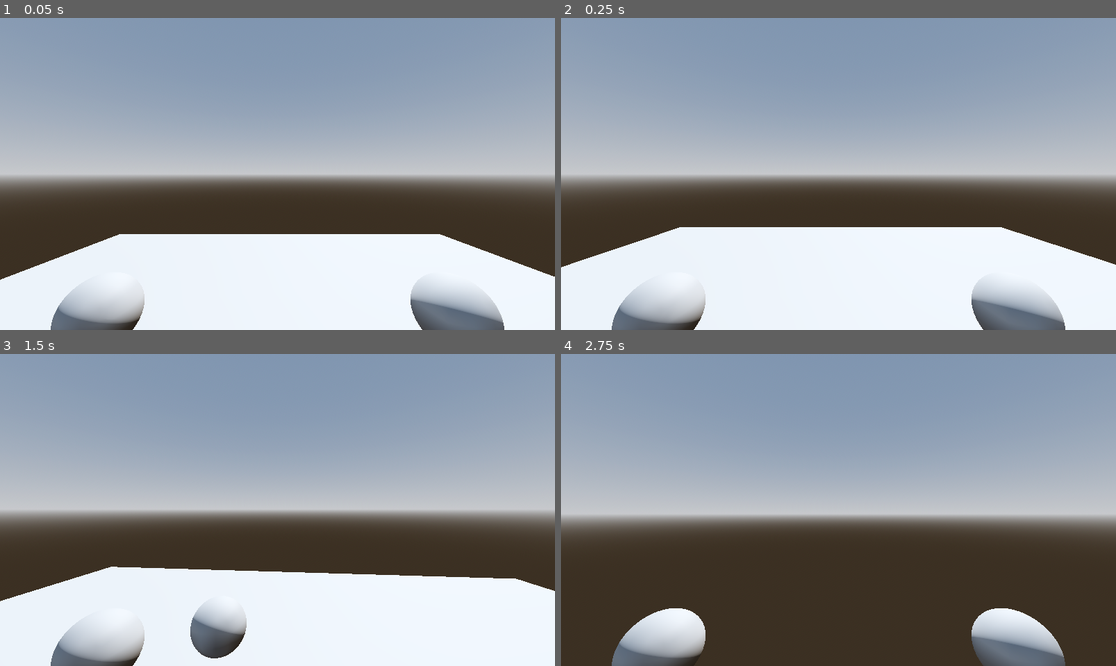
Above: before the commit, frames 1-4 (two rows, left to right).
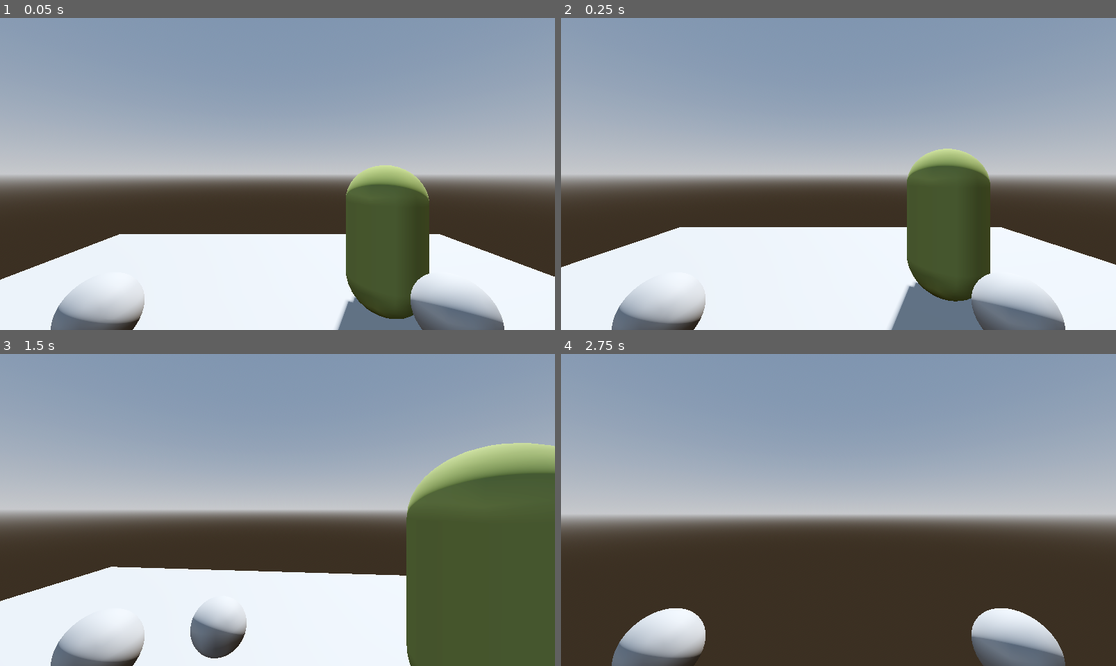
Above: after the commit, the same moments.

Repository: Cuckhands/frat-house
Game: Godot game, scene res://test_world.tscn
Two runs of this game, one before a commit and one after it. Both use one fixed random seed, a clock stepped at 60 frames per second and the inputs below. The project has no main scene, so this scene is started directly.
Inputs (mouse positions are in pixels of both pictures, inside the frame that each line leads up to):
- Up to frame 1 (0.05 s): no input
- Up to frame 2 (0.25 s): no input
- Up to frame 3 (1.5 s): move the mouse to (305, 510) at 0.52 s; hold W (mv_forward) from 0.53 s (still down); click (305, 510) at 0.6 s; move the mouse to (249, 510) at 1.27 s; right-click (249, 510) at 1.35 s
- Up to frame 4 (2.75 s): keep holding W (mv_forward); move the mouse to (849, 503) at 2.02 s; hold Shift (sprint) from 2.03 s (still down)

The runs differ from the first frame. In frame 1, 6.5% of the frame differs, in the area x 60-78%, y 47-100%; in frame 2, 7.4%; in frame 3, 17%, in the area x 73-100%, y 28-100%; in frame 4, nothing differs.

Commit message:
Added zombie color, hit effect, and working damage.

Diff:
--- /dev/null
+++ b/hurt.tres
@@ -0,0 +1,4 @@
+[gd_resource type="StandardMaterial3D" format=3 uid="uid://ddtl2xgcmxygd"]
+
+[resource]
+albedo_color = Color(0.8, 0.2, 0, 1)
--- a/player.gd
+++ b/player.gd
@@ -27,7 +27,7 @@
 	apply_central_force(neck_pivot.basis * input.normalized() * delta *
 		(MOVE_FORCE * 1.5 if Input.is_action_pressed("sprint") else MOVE_FORCE))
 
-	melee()
+	handle_melee()
 
 	if Input.is_action_just_pressed("ui_cancel"):
 		Input.set_mouse_mode(Input.MOUSE_MODE_VISIBLE)
@@ -37,7 +37,6 @@
 		drink_booze(0.02)
 	if Input.is_action_just_pressed("ui_page_down"):
 		sober_up(0.04)
-	#print(bac)
 
 	neck_pivot.rotate_y(twist_input)
 	camera.rotate_x(pitch_input)
@@ -58,9 +57,9 @@
 	bac -= bac_loss
 	if bac <= 0:
 		bac = 0
-		print("dead")
+		print("Player dead")
 
-func melee() -> void:
+func handle_melee() -> void:
 	if Input.is_action_just_pressed("attack_l"):
 		if not melee_anim.is_playing():
 			melee_anim.play("left_hook")
@@ -76,7 +75,7 @@
 			melee_anim.queue("right_hook")
 			melee_anim.queue("right_hook_return")
 	if (melee_anim.current_animation == "left_hook"
-		or melee_anim.current_animation == "right_hook"):
+	or melee_anim.current_animation == "right_hook"):
 		for body in hitbox.get_overlapping_bodies():
 			body.damage(attack_dmg)
 
--- a/player.tscn
+++ b/player.tscn
@@ -190,6 +190,8 @@
 [node name="Camera3D" type="Camera3D" parent="NeckPivot"]
 
 [node name="Hitbox" type="Area3D" parent="NeckPivot/Camera3D"]
+collision_layer = 0
+collision_mask = 4
 
 [node name="CollisionShape3D" type="CollisionShape3D" parent="NeckPivot/Camera3D/Hitbox"]
 transform = Transform3D(1, 0, 0, 0, 1, 0, 0, 0, 1, 0, 0, -0.75)
--- a/project.godot
+++ b/project.godot
@@ -18,7 +18,10 @@
 
 window/size/viewport_width=1920
 window/size/viewport_height=1080
-window/size/mode=2
+
+[global_group]
+
+Zombie=""
 
 [input]
 
--- a/smart_zombie.gd
+++ b/smart_zombie.gd
@@ -1,17 +1,22 @@
 extends CharacterBody3D
 
 @export var movement_speed: float = 1.0
-@export var detection_radius: float = 5.0
+@export var detection_radius: float = 30.0
 
 @export var booze_hit: float = 0.02
 @export var hit_range: float = 1.0
 
-var health: float = 100
+var health: float = 100.0
 
 @onready var navigation_agent: NavigationAgent3D = $NavigationAgent3D
 @onready var player = $/root/TestWorld/Player
+@onready var hurt_timer: Timer = $HurtTimer # Prevents hurt spam
+@onready var mesh: MeshInstance3D = $MeshInstance3D
+var zb_tex: StandardMaterial3D = preload("res://zombie.tres")
+var hurt_tex: StandardMaterial3D = preload("res://hurt.tres")
 
 func _ready():
+	mesh.set_surface_override_material(0, zb_tex)
 	# These values need to be adjusted for the actor's speed
 	# and the navigation layout.
 	navigation_agent.path_desired_distance = 0.5
@@ -21,13 +26,14 @@
 	actor_setup.call_deferred()
 
 func damage(health_loss: float):
-	health -= health_loss
-	if health <= 0:
-		print("zombie died")
-		# Secretly teleport it somewhere else
-		# TODO: choose a better (randomized) location
-		global_position = Vector3(0, 1.3, 0)
-		set_random_movement_target(20.0)
+	if hurt_timer.is_stopped():
+		hurt_timer.start()
+		health -= health_loss
+		mesh.set_surface_override_material(0, hurt_tex)
+		print(health)
+		if health <= 0:
+			print("Zombie died")
+			queue_free()
 
 func actor_setup():
 	# Wait for the first physics frame so the NavigationServer can sync.
@@ -57,7 +63,8 @@
 		set_movement_target(player.position)
 		if dist < hit_range:
 			# TODO: sober up 0.02 and stop hitting every frame
-			player.sober_up(0.0002)
+			player.sober_up(0.02 * delta)
+			print(player.bac)
 
 	if navigation_agent.is_navigation_finished():
 		# Choose a new spot to wander to
@@ -69,3 +76,6 @@
 
 	velocity = current_agent_position.direction_to(next_path_position) * movement_speed
 	move_and_slide()
+
+func _on_hurt_timer_timeout() -> void:
+	mesh.set_surface_override_material(0, zb_tex)
--- a/smart_zombie.tscn
+++ b/smart_zombie.tscn
@@ -7,7 +7,9 @@
 
 [sub_resource type="CapsuleMesh" id="CapsuleMesh_butdy"]
 
-[node name="SmartZombie" type="CharacterBody3D"]
+[node name="SmartZombie" type="CharacterBody3D" groups=["Zombie"]]
+collision_layer = 4
+collision_mask = 7
 script = ExtResource("1_2bjoy")
 
 [node name="CollisionShape3D" type="CollisionShape3D" parent="."]
@@ -17,3 +19,9 @@
 mesh = SubResource("CapsuleMesh_butdy")
 
 [node name="NavigationAgent3D" type="NavigationAgent3D" parent="."]
+
+[node name="HurtTimer" type="Timer" parent="."]
+wait_time = 0.6
+one_shot = true
+
+[connection signal="timeout" from="HurtTimer" to="." method="_on_hurt_timer_timeout"]
--- a/test_world.tscn
+++ b/test_world.tscn
@@ -1,6 +1,7 @@
-[gd_scene load_steps=7 format=3 uid="uid://dskfjah5cacgd"]
+[gd_scene load_steps=8 format=3 uid="uid://dskfjah5cacgd"]
 
 [ext_resource type="PackedScene" uid="uid://cgcm5wspxegx4" path="res://player.tscn" id="1_dxppu"]
+[ext_resource type="PackedScene" uid="uid://cmntqolbt7bsf" path="res://smart_zombie.tscn" id="2_gy3sr"]
 
 [sub_resource type="ProceduralSkyMaterial" id="ProceduralSkyMaterial_q6ba4"]
 sky_horizon_color = Color(0.64625, 0.65575, 0.67075, 1)
@@ -41,3 +42,6 @@
 
 [node name="Player" parent="." instance=ExtResource("1_dxppu")]
 transform = Transform3D(1, 0, 0, 0, 1, 0, 0, 0, 1, -0.06806469, 1.2874312, 1.3590293)
+
+[node name="SmartZombie" parent="." instance=ExtResource("2_gy3sr")]
+transform = Transform3D(1, 0, 0, 0, 1, 0, 0, 0, 1, 1.395, 1, -1.431)
--- a/zombie.gd
+++ b/zombie.gd
@@ -23,7 +23,5 @@
 	# Move constantly
 	apply_central_force(neck_pivot.basis * Vector3.FORWARD * delta * MOVE_FORCE)
 
-	#neck_pivot.rotate_x(pitch_input)
-	#neck_pivot.rotation.x = clamp(neck_pivot.rotation.x, deg_to_rad(-90), deg_to_rad(90))
 	twist_input = 0.0
 	pitch_input = 0.0
--- /dev/null
+++ b/zombie.tres
@@ -0,0 +1,4 @@
+[gd_resource type="StandardMaterial3D" format=3 uid="uid://dbrkqhpreqogp"]
+
+[resource]
+albedo_color = Color(0.4627451, 0.50980395, 0.25882354, 1)
--- a/zombie.tscn
+++ b/zombie.tscn
@@ -1,13 +1,13 @@
-[gd_scene load_steps=4 format=3 uid="uid://bb615cxybvipk"]
+[gd_scene load_steps=4 format=3 uid="uid://cd7wu8meg2pfu"]
 
-[ext_resource type="Script" uid="uid://dp3k4mfq7bx2o" path="res://zombie.gd" id="1_uiaus"]
+[ext_resource type="Script" path="res://zombie.gd" id="1_uiaus"]
 
 [sub_resource type="CapsuleMesh" id="CapsuleMesh_aevu8"]
 
 [sub_resource type="ConvexPolygonShape3D" id="ConvexPolygonShape3D_enk0o"]
 points = PackedVector3Array(-0.125207, -0.532801, -0.480507, 0.0227831, 0.47607, 0.498884, 0.169713, 0.559144, 0.464172 …(924 unchanged characters)…
 
-[node name="Zombie" type="RigidBody3D"]
+[node name="Zombie" type="RigidBody3D" groups=["Zombie"]]
 lock_rotation = true
 linear_damp = 3.0
 script = ExtResource("1_uiaus")
Not shown: 1 places in smart_zombie.tscn that only renumber resources
